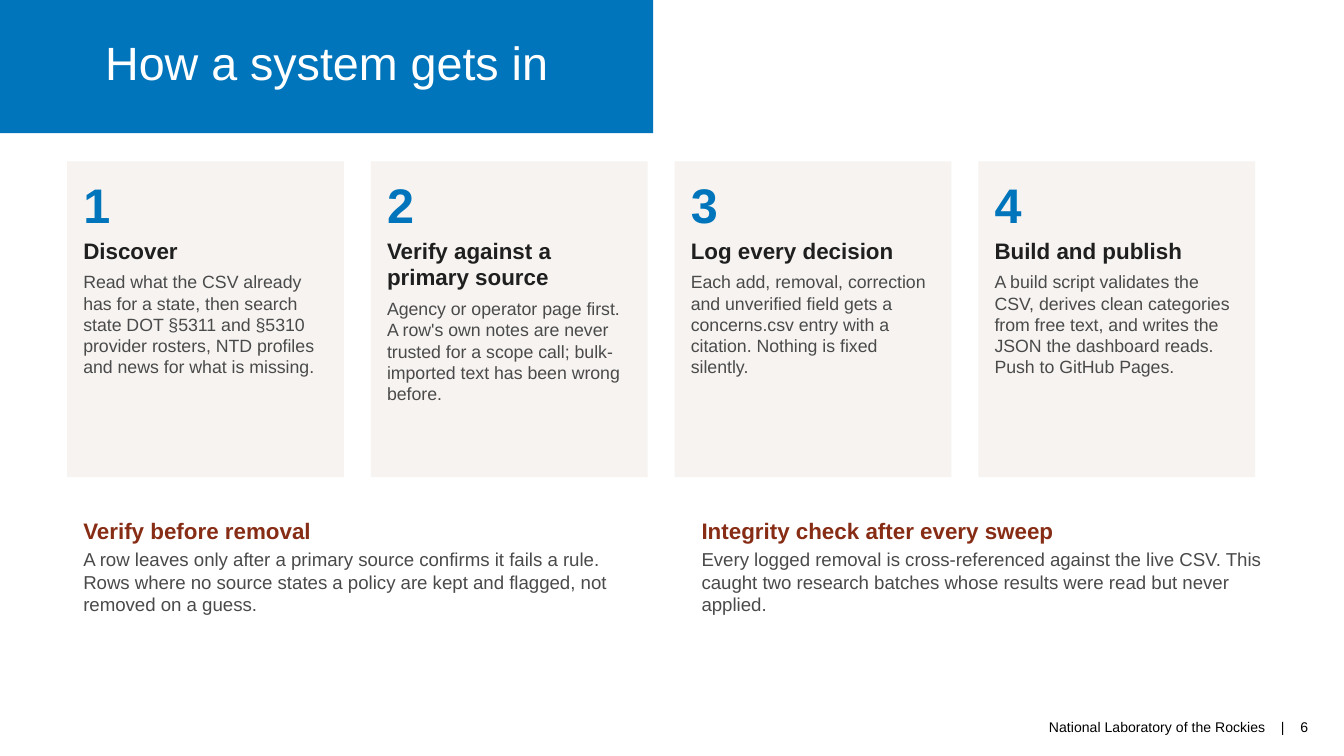
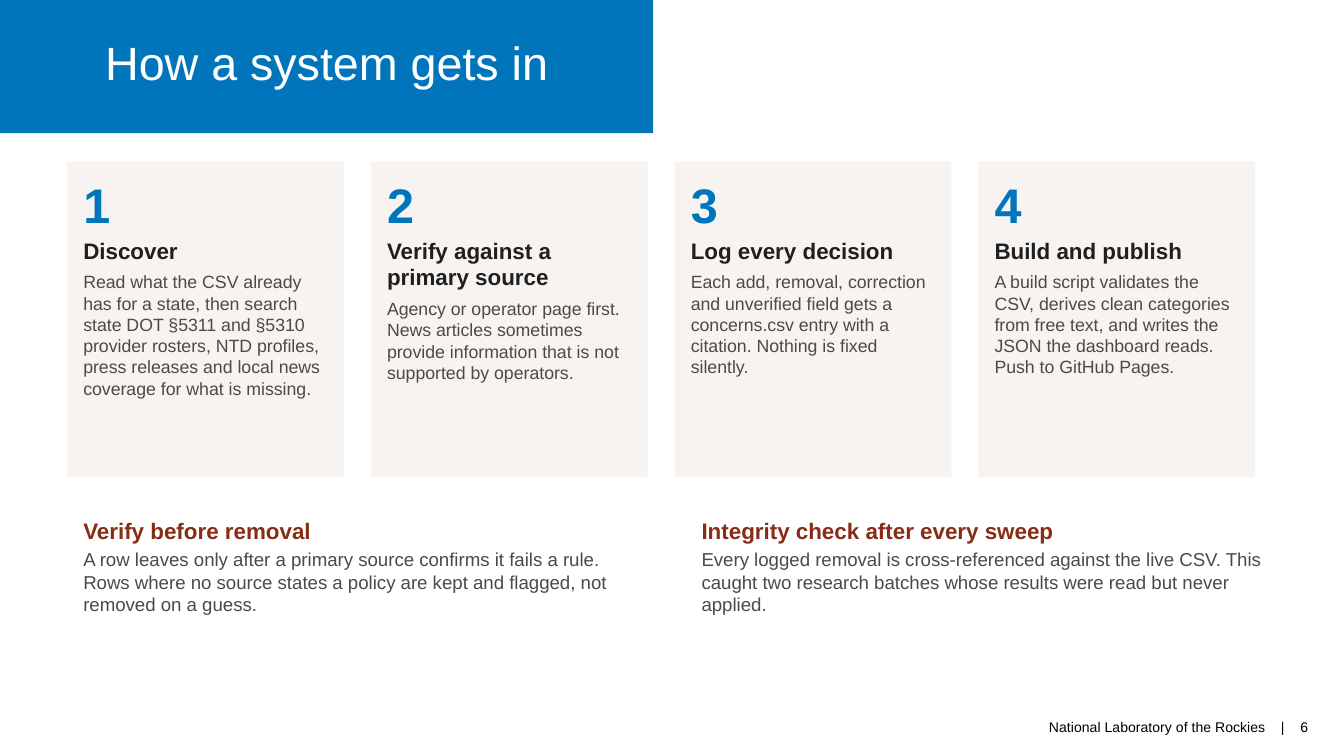
Before and after one commit to jfish79/odt-dashboard, a slide deck: slide 6 of docs/ODT-Database-Project-Summary.pptx. Drawn at 1344x756 pixels with LibreOffice and Linux fonts; fonts in the diff are those of the drawing. Boxes give left, top, right and bottom in pixels: in the first picture for what was removed or moved away, otherwise in the second. Text is boxed around its words. In the diff, an @@ line names an element or a change of style, - is before the commit and + after.

```diff
--- a/docs/ODT-Database-Project-Summary.pptx
+++ b/docs/ODT-Database-Project-Summary.pptx
@@ text in rectangle at <box>83,275,320,399</box>: text changed @@
-Read what the CSV already has for a state, then search state DOT §5311 and §5310 provider rosters, NTD profiles and news for what is missing.
+Read what the CSV already has for a state, then search state DOT §5311 and §5310 provider rosters, NTD profiles, press releases and local news coverage for what is missing.
@@ text in rectangle at <box>387,302,620,383</box>: text changed @@
-Agency or operator page first. A row's own notes are never trusted for a scope call; bulk-imported text has been wrong before.
+Agency or operator page first. News articles sometimes provide information that is not supported by operators.
```
Also in this commit, not shown: 3 other slides changed, 1 other file.
